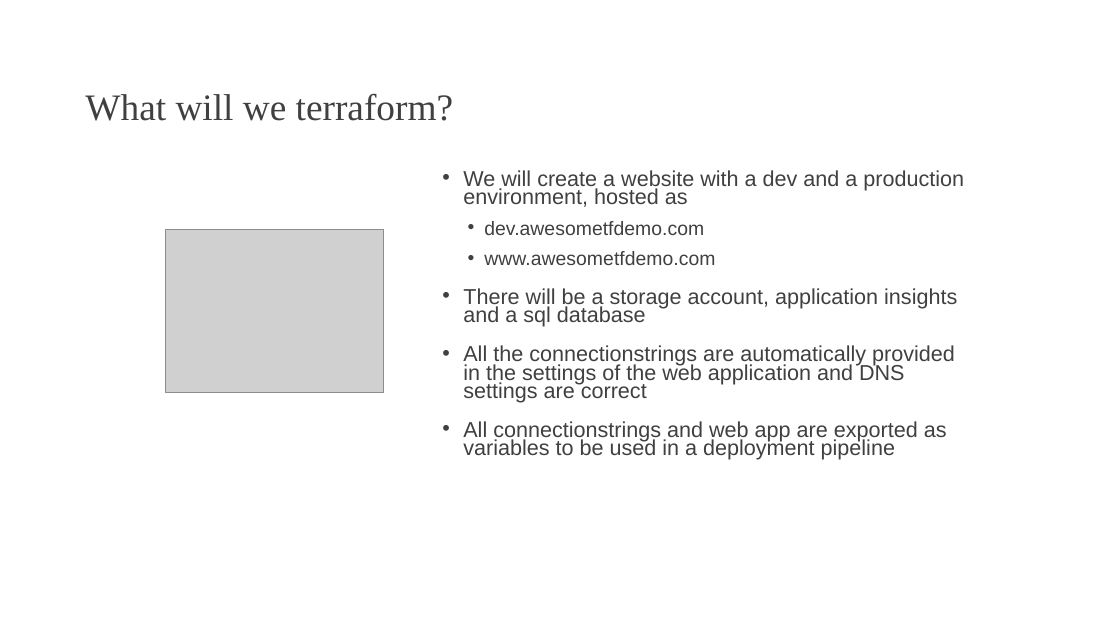
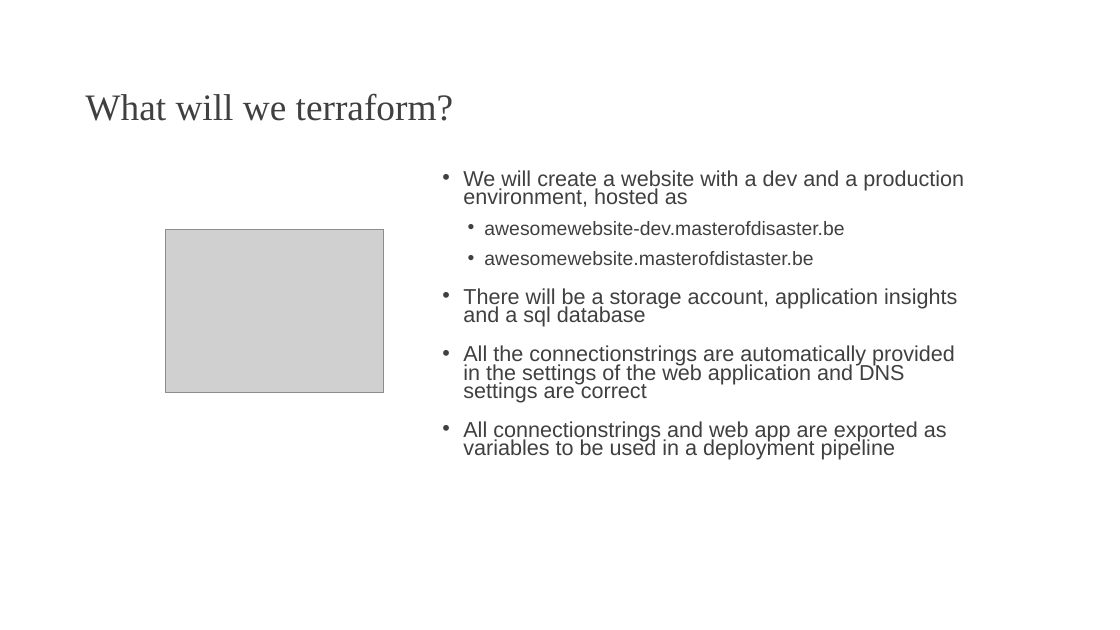
Before and after one commit to johnverbiest/Terraform101-KnowledgeShare, a slide deck: slide 9 of Terraform 101.pptx. Drawn at 1120x630 pixels with LibreOffice and Linux fonts; fonts in the diff are those of the drawing; grey boxes stand for pictures; background and template pictures are left out. Boxes give left, top, right and bottom in pixels: in the first picture for what was removed or moved away, otherwise in the second. Text is boxed around its words. In the diff, an @@ line names an element or a change of style, - is before the commit and + after.

```diff
--- a/Terraform 101.pptx
+++ b/Terraform 101.pptx
@@ text at bbox=[484, 221, 844, 265]: text changed @@
-  • dev.awesometfdemo.com
-  • www.awesometfdemo.com
+  • awesomewebsite-dev.masterofdisaster.be
+  • awesomewebsite.masterofdistaster.be
```
Also in this commit, not shown: 3 slides added, 2 other files.
